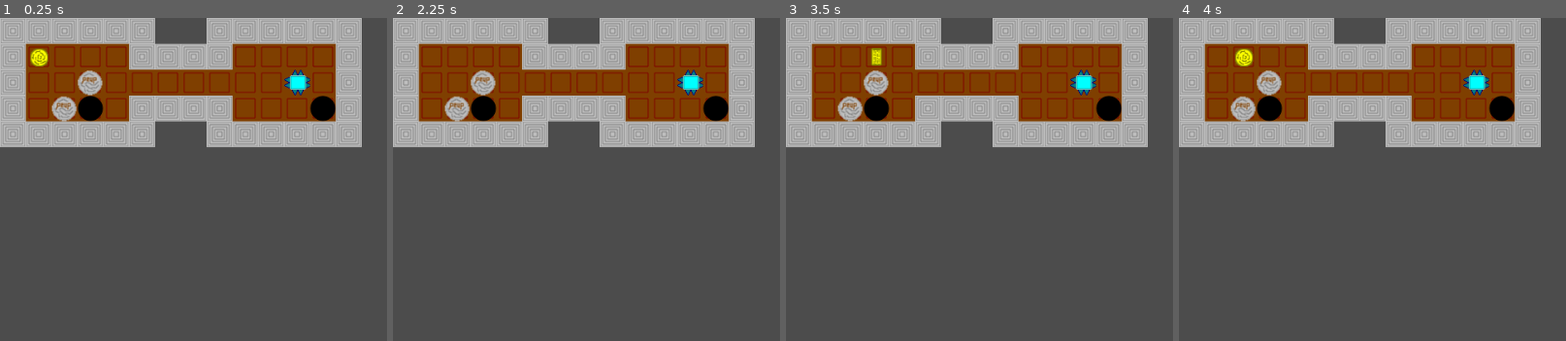
Above: before the commit, frames 1-4 (left to right).
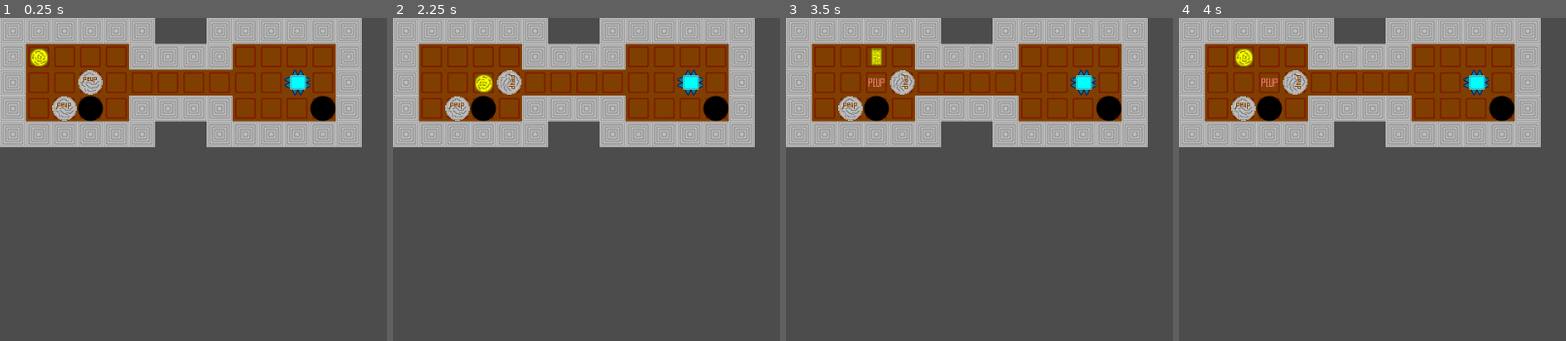
Above: after the commit, the same moments.

Repository: yusufmte/soko
Game: Godot game, scene res://TileMap.tscn
Same seed, same stepped clock (60 frames per second), same inputs: the game is played once before the commit and once after it.
Inputs:
- Up to frame 1 (0.25 s): no input
- Up to frame 2 (2.25 s): tap Enter at 0.5, 2 s; hold Right (ui_right) 0.53-1.28 s; tap Space at 1.25 s; hold Down (ui_down) 1.28-2.03 s; hold Right (ui_right) from 2.03 s (still down)
- Up to frame 3 (3.5 s): tap Space at 2.75 s; release Right (ui_right) at 2.78 s; hold Up (ui_up) from 2.78 s (still down)
- Up to frame 4 (4 s): tap Enter at 3.5 s; release Up (ui_up) at 3.53 s; hold Left (ui_left) from 3.53 s (still down)
The pictures show only the part of the screen within x 0-50%, y 0-50%; the shares and areas given below are measured in that part.

The runs differ from the first frame. In frame 1, 0.3% of the frame differs, in the area x 13-27%, y 16-33%; in frame 2, 0.9%, in the area x 13-34%, y 16-33%; in frame 3, 0.9%; in frame 4, 0.9%.

Commit message:
added boulder and hole mechanics!

Diff:
--- a/Boulder.gd
+++ b/Boulder.gd
@@ -1,9 +1,20 @@
 extends Node2D
+
+export var is_topside = true # says whether bould is topside
 
 # Called when the node enters the scene tree for the first time.
 func _ready():
 	pass # Replace with function body.
 
+func rotate_bould(dir): # rotates bould (should happen when pushed)
+	if dir == "ccw": $AnimatedSprite.rotate(-PI/2)
+	if dir == "cw": $AnimatedSprite.rotate(PI/2)
+
+func knock_bould(): # knocks bould down (should happen at holes)
+	$AnimatedSprite.play("falling")
+	is_topside = false
+
+
 # Called every frame. 'delta' is the elapsed time since the previous frame.
 #func _process(delta):
 #	pass
--- a/Boulder.tscn
+++ b/Boulder.tscn
@@ -1,14 +1,25 @@
-[gd_scene load_steps=4 format=2]
+[gd_scene load_steps=10 format=2]
 
 [ext_resource path="res://Boulder.gd" type="Script" id=1]
 [ext_resource path="res://boulder_anims/1.png" type="Texture" id=2]
+[ext_resource path="res://boulder_anims/2.png" type="Texture" id=3]
+[ext_resource path="res://boulder_anims/3.png" type="Texture" id=4]
+[ext_resource path="res://boulder_anims/4.png" type="Texture" id=5]
+[ext_resource path="res://twinkle_anim/0.png" type="Texture" id=6]
+[ext_resource path="res://twinkle_anim/1.png" type="Texture" id=7]
+[ext_resource path="res://twinkle_anim/2.png" type="Texture" id=8]
 
 [sub_resource type="SpriteFrames" id=1]
 animations = [ {
 "frames": [ ExtResource( 2 ) ],
 "loop": true,
 "name": "default",
-"speed": 3.0
+"speed": 5.0
+}, {
+"frames": [ ExtResource( 2 ), ExtResource( 3 ), ExtResource( 4 ), ExtResource( 5 ), null, null, null, null, ExtResource( 6 ), ExtResource( 7 ), ExtResource( 8 ), null ],
+"loop": false,
+"name": "falling",
+"speed": 10.0
 } ]
 
 [node name="Boulder" type="Node2D"]
@@ -19,5 +30,5 @@
 }
 
 [node name="AnimatedSprite" type="AnimatedSprite" parent="."]
-position = Vector2( -0.463295, 0.46331 )
 frames = SubResource( 1 )
+animation = "falling"
--- a/Player.gd
+++ b/Player.gd
@@ -48,21 +48,38 @@
 		direction = DOWN
 	return direction
 
+func complete_move(direction_vec):
+	position += direction_vec * get_parent().cell_size
 
 func attempt_move(direction):
 	var direction_vec = dir_to_displacement_vec[direction]
-	var dest_coord = get_parent().world_to_map(position) + direction_vec # dest_coord stores the coordinates of the destination
+	var dest_coord = get_parent().world_to_map(position) + direction_vec # dest_coord stores the MAP coordinates of the destination
 	var dest_type = get_parent().get_cellv(dest_coord) # dest_type stores the tile id of the destination tile
+	var no_tile_obstacle = false
 	match dest_type:
 		1: # wall
 			pass # no movement
 		2: # spike
 			deflate() # deflates player
+		4: # hole
+			position += direction_vec * get_parent().cell_size # movement occurs...
+			fall() # ...much to the player's peup :D
 		_:
-			position += direction_vec * get_parent().cell_size # movement occurs!
+			no_tile_obstacle = true
+	if(no_tile_obstacle):
+		var beuld = get_parent().get_boulds_here(dest_coord) # the list of boulders in the destination
+		if beuld.size() > 0: # if there is a boulder there...
+			if get_parent().push_bould(beuld[0],direction): # ...and, if the boulder is pushed...
+				complete_move(direction_vec) # ...then movement occurs!
+		else: # on the other hand, if no boulder...
+			complete_move(direction_vec) # ...movement occurs!
 
 func deflate(): # deflates player
 	$AnimatedSprite.set_animation("deflated")
+	is_healthy = false
+
+func fall(): # fells player
+	$AnimatedSprite.play("falling")
 	is_healthy = false
 
 # Called every frame. 'delta' is the elapsed time since the previous frame.
--- a/TileMap.gd
+++ b/TileMap.gd
@@ -1,17 +1,62 @@
 extends TileMap
 
 var Boulders = preload("res://Boulder.tscn")
+var obstacles = [1,2] # tileid of obstacles (that upon which a boulder cannot be pushed)
+enum {NONE, UP, DOWN, LEFT, RIGHT}
 
 # Called when the node enters the scene tree for the first time.
 func _ready():
 
+	# put boulders in all the peuptiles
 	for cell in get_used_cells_by_id(3):
 		var beuld = Boulders.instance()
 		$Boulders.add_child(beuld)
 		beuld.position = map_to_world(cell) + get_cell_size()/2
 
-func boulder_here(map_pos):
-	pass
+func get_boulds_here(map_pos): # returns a list containing the boulders at a position
+	var beulds = []
+	for beuld in $Boulders.get_children():
+		if world_to_map(beuld.position) == map_pos: beulds.append(beuld) # adds any boulders there to beulds
+	return beulds # return beulds (it should be empty if no boulder, and have the one boulder if there is one)
+
+func attempt_bouldrop(bould): # drops a boulder if it's on a hole
+	if get_cellv(world_to_map(bould.position)) == 4:
+		bould.knock_bould()
+
+func push_bould(bould,dir): # moves bould in a certain direction, or returns false if it can't
+	if bould.is_topside:
+		var can_move = false
+		match dir:
+			RIGHT:
+				var dest_coord = world_to_map(bould.position) + Vector2(1,0)
+				var dest_type = get_cellv(dest_coord)
+				if (not dest_type in obstacles) and (get_boulds_here(dest_coord).size() == 0):
+					bould.rotate_bould("cw")
+					bould.position += Vector2(1,0)*cell_size
+					can_move = true
+			LEFT:
+				var dest_coord = world_to_map(bould.position) + Vector2(-1,0)
+				var dest_type = get_cellv(dest_coord)
+				if (not dest_type in obstacles) and (get_boulds_here(dest_coord).size() == 0):
+					bould.rotate_bould("ccw")
+					bould.position += Vector2(-1,0)*cell_size
+					can_move = true
+			UP:
+				var dest_coord = world_to_map(bould.position) + Vector2(0,-1)
+				var dest_type = get_cellv(dest_coord)
+				if (not dest_type in obstacles) and (get_boulds_here(dest_coord).size() == 0):
+					bould.position += Vector2(0,-1)*cell_size
+					can_move = true
+			DOWN:
+				var dest_coord = world_to_map(bould.position) + Vector2(0,1)
+				var dest_type = get_cellv(dest_coord)
+				if (not dest_type in obstacles) and (get_boulds_here(dest_coord).size() == 0):
+					bould.position += Vector2(0,1)*cell_size
+					can_move = true
+		if can_move:
+			attempt_bouldrop(bould)
+		return can_move
+	return false
 
 # Called every frame. 'delta' is the elapsed time since the previous frame.
 #func _process(delta):
--- a/TileMap.tscn
+++ b/TileMap.tscn
@@ -12,6 +12,13 @@
 [ext_resource path="res://player_anims/right2.png" type="Texture" id=10]
 [ext_resource path="res://player_anims/right3.png" type="Texture" id=11]
 [ext_resource path="res://player_anims/deflated.png" type="Texture" id=12]
+[ext_resource path="res://player_anims/fall0.png" type="Texture" id=13]
+[ext_resource path="res://player_anims/fall1.png" type="Texture" id=14]
+[ext_resource path="res://player_anims/fall2.png" type="Texture" id=15]
+[ext_resource path="res://player_anims/fall3.png" type="Texture" id=16]
+[ext_resource path="res://twinkle_anim/0.png" type="Texture" id=17]
+[ext_resource path="res://twinkle_anim/1.png" type="Texture" id=18]
+[ext_resource path="res://twinkle_anim/2.png" type="Texture" id=19]
 
 [sub_resource type="TileSet" id=1]
 0/name = "tile1.png 0"
@@ -81,6 +88,11 @@
 "loop": true,
 "name": "deflated",
 "speed": 5.0
+}, {
+"frames": [ ExtResource( 13 ), ExtResource( 14 ), ExtResource( 15 ), ExtResource( 16 ), null, null, null, null, ExtResource( 17 ), ExtResource( 18 ), ExtResource( 19 ), null ],
+"loop": false,
+"name": "falling",
+"speed": 10.0
 } ]
 
 [node name="TileMap" type="TileMap"]
@@ -95,6 +107,7 @@
 
 [node name="Player" type="Node2D" parent="."]
 position = Vector2( 48.6456, 49.1089 )
+z_index = 10
 script = ExtResource( 3 )
 __meta__ = {
 "_edit_group_": true
@@ -102,6 +115,6 @@
 
 [node name="AnimatedSprite" type="AnimatedSprite" parent="Player"]
 frames = SubResource( 2 )
-animation = "vertical"
+animation = "falling"
 
 [node name="Boulders" type="Node2D" parent="."]
Not shown: 1 places in TileMap.tscn that only renumber resources
Binary file changed: boulder_anims/2.png
Binary file changed: boulder_anims/3.png
Binary file changed: boulder_anims/4.png
Binary file added: player_anims/fall0.png
Binary file added: player_anims/fall1.png
Binary file added: player_anims/fall2.png
Binary file added: player_anims/fall3.png
Binary file added: twinkle_anim/0.png
Not shown, added: twinkle_anim/0.png.import
Binary file added: twinkle_anim/1.png
Not shown, added: twinkle_anim/1.png.import
(and 2 more such lines)
